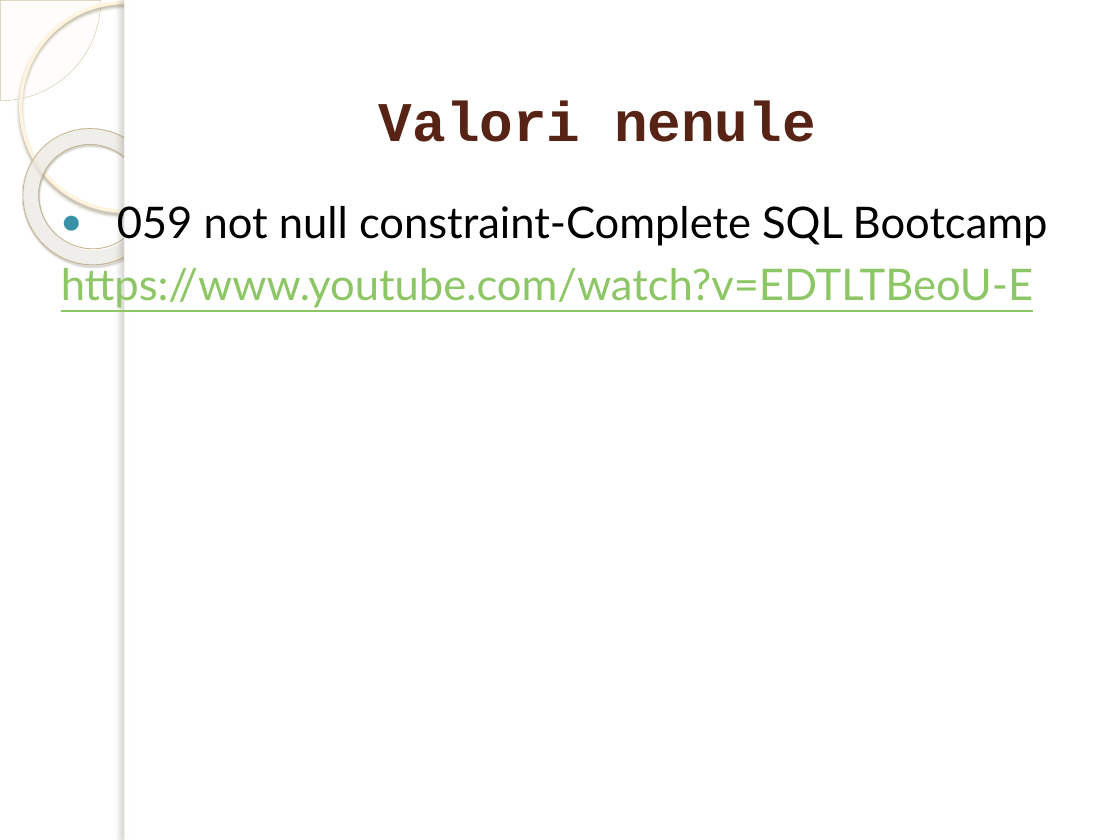
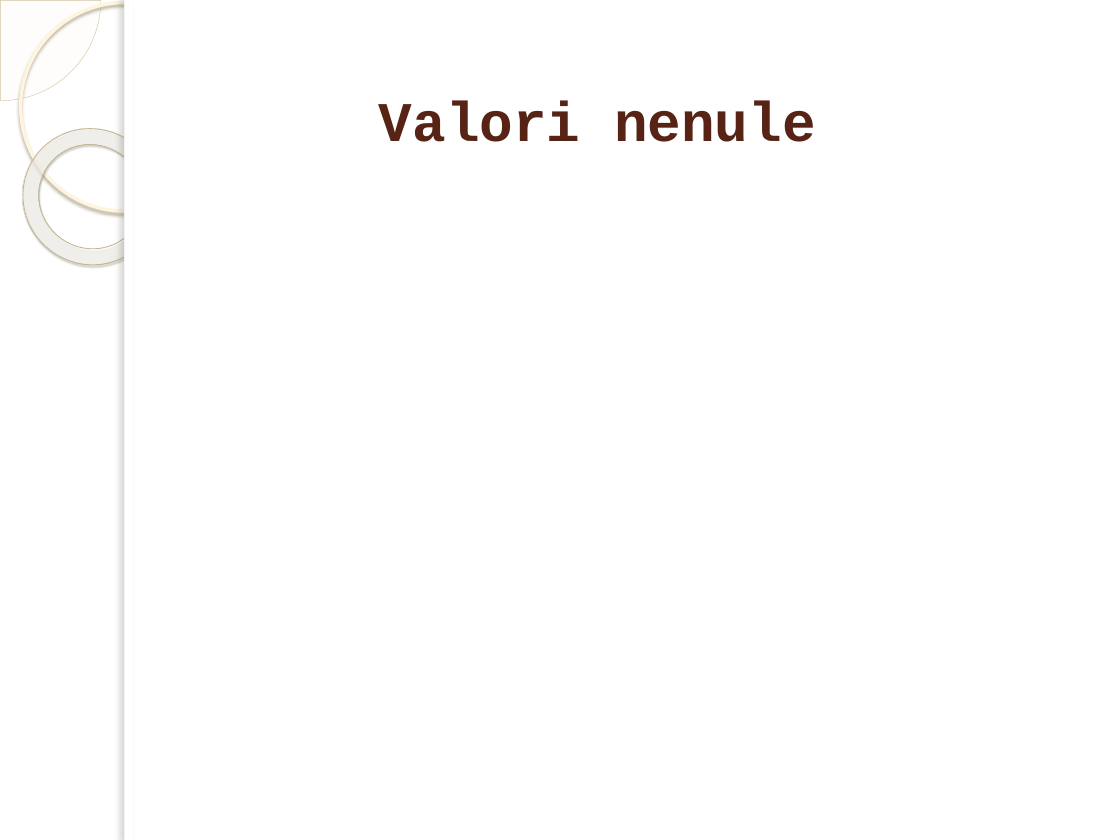
Before and after one commit to marinfotache/Baze-de-date-I, a slide deck: slide 18 of 10_SQL1_Crearea_BD_si_actualizare/10_SQL1_Crearea_BD_si_actualizare.pptx. Drawn at 1120x840 pixels with LibreOffice and Linux fonts; fonts in the diff are those of the drawing; background and template pictures are left out. Boxes give left, top, right and bottom in pixels: in the first picture for what was removed or moved away, otherwise in the second. Text is boxed around its words. In the diff, an @@ line names an element or a change of style, - is before the commit and + after.

```diff
--- a/10_SQL1_Crearea_BD_si_actualizare/10_SQL1_Crearea_BD_si_actualizare.pptx
+++ b/10_SQL1_Crearea_BD_si_actualizare/10_SQL1_Crearea_BD_si_actualizare.pptx
@@ text removed at bbox=[61, 206, 1048, 308] @@
-● 059 not null constraint-Complete SQL Bootcamp
-https://www.youtube.com/watch?v=EDTLTBeoU-E
```
Also in this commit, not shown: 8 other slides changed.
